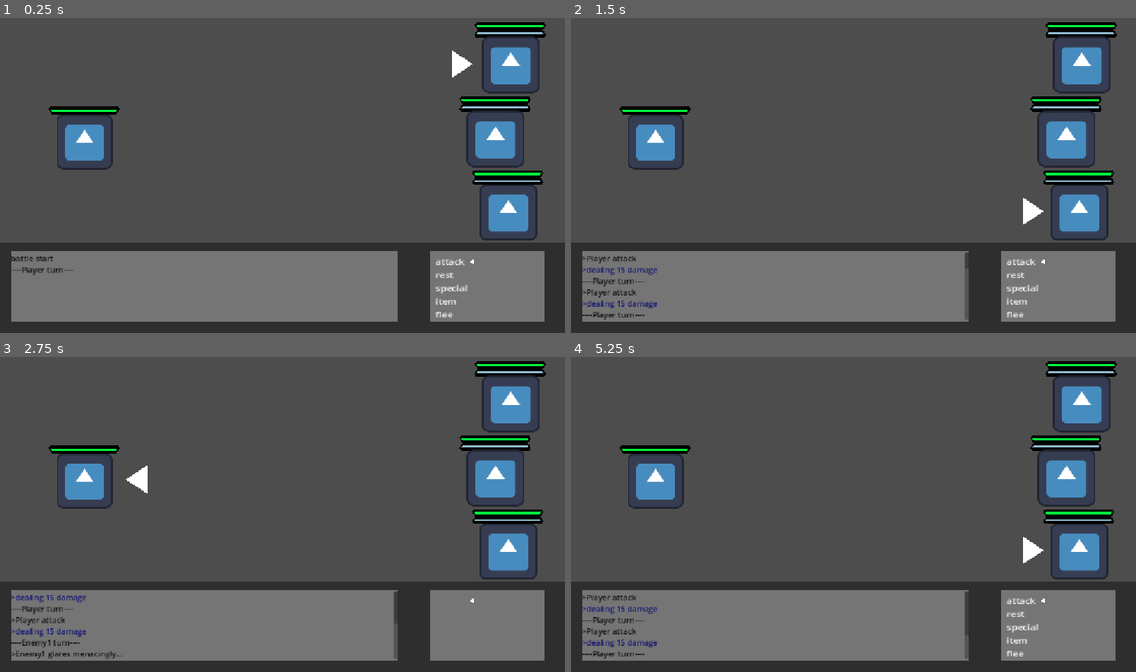
Above: before the commit, frames 1-4 (two rows, left to right).
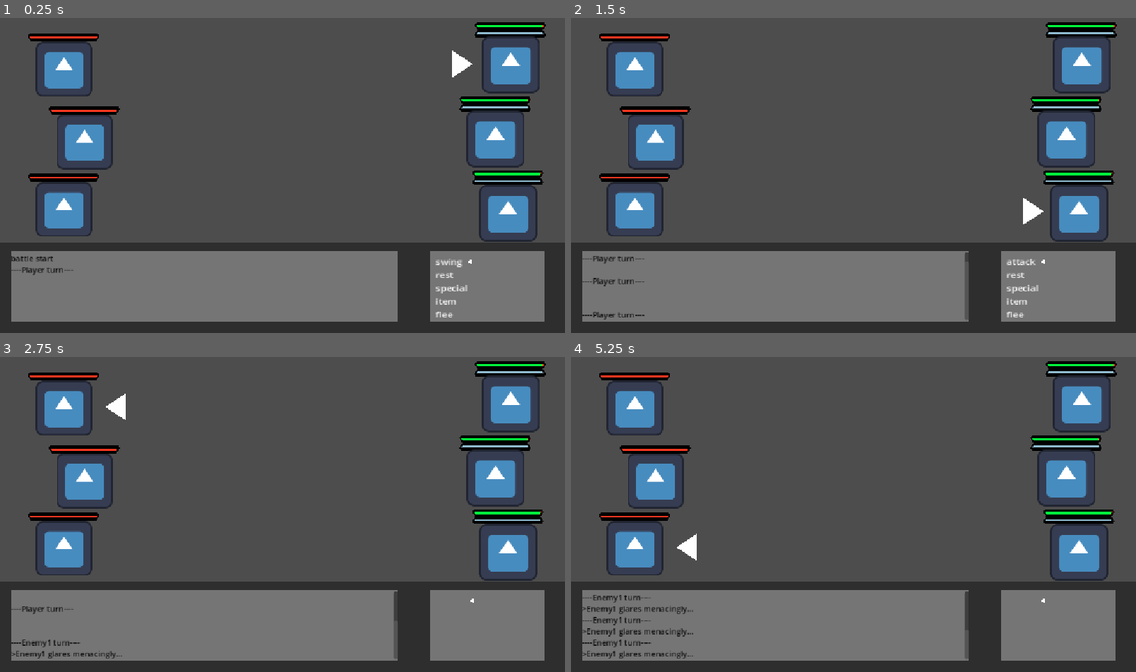
Above: after the commit, the same moments.

Repository: IrsyadNafie/GitExercise-G022
Game: Godot game, scene res://control.tscn
Two runs of this game, one before a commit and one after it. Both use one fixed random seed, a clock stepped at 60 frames per second and the inputs below. The engine's default icon, where the game draws it, is replaced by a stand-in: a white triangle on a blue panel in a dark square.
Inputs:
- Up to frame 1 (0.25 s): no input
- Up to frame 2 (1.5 s): tap Enter at 0.5 s; hold W 0.53-1.28 s; tap Z at 0.6, 1.35 s; tap Space at 1.25 s; hold S from 1.28 s (still down)
- Up to frame 3 (2.75 s): tap Enter at 2 s; release S at 2.03 s; hold W from 2.03 s (still down); tap Z at 2.1 s
- Up to frame 4 (5.25 s): tap Space at 2.75, 4.25 s; tap Z every 0.75 s from 2.85 to 5.1 s; tap Enter at 3.5 s; release W at 3.53 s; hold A 3.53-5.03 s; hold S from 5.03 s (still down)

The runs differ from the first frame. In frame 1, 3.1% of the frame differs, in the area x 5-97%, y 2-80%; in frame 2, 3.4%; in frame 3, 3.7%; in frame 4, 4.5%, in the area x 2-97%, y 2-96%.

Commit message:
added different attact functions

Diff:
--- a/actors.gd
+++ b/actors.gd
@@ -6,8 +6,9 @@
 
 @export var character_name: String = "Player"
 @export var is_player: bool = true
-@export var max_hp: int = 100
-@export var max_sp: int = 50
+@export var attack_name: String = "attack"
+@export var max_hp: int = 10
+@export var max_sp: int = 5
 
 var current_hp: int
 var current_sp: int
--- a/battle_manager.gd
+++ b/battle_manager.gd
@@ -23,11 +23,16 @@
 
 func start_next_turn() -> void:
 	var current_actor: Actor = turn_queue[current_actor_index]
+
 	_on_actor_logged("[color=black]----" + current_actor.character_name + " turn----[/color]")
+
 	current_actor.start_turn()
+
 	if current_actor.is_player:
+		var first_btn = action_menu.get_child(0)
+		if first_btn:
+			first_btn.text = current_actor.attack_name
 		action_menu.show()
-		var first_btn = action_menu.get_child(0)
 		if first_btn:
 			first_btn.grab_focus()
 	else:
@@ -36,11 +41,11 @@
 func _on_ui_action_selected(action: String) -> void:
 	action_menu.hide()
 	var current_actor: Actor = turn_queue[current_actor_index]
-	current_actor.action_logged.emit("[color=black]>" + current_actor.character_name + " " + action + "[/color]")
-	if action == "attack":
-		current_actor.action_logged.emit("[color=blue]>dealing 15 damage[/color]")
+	current_actor.action_logged.emit("[color=white]>" + current_actor.character_name + " uses " + action + "[/color]")
+	if action == current_actor.attack_name:
+		current_actor.action_logged.emit("[color=white]>dealing 15 damage[/color]")
 	elif action == "rest":
-		current_actor.action_logged.emit("[color=blue]>restoring some hp and sp[/color]")
+		current_actor.action_logged.emit("[color=white]>restoring some hp and sp[/color]")
 	current_actor.end_turn()
 
 func _on_actor_turn_finished() -> void:
--- a/control.tscn
+++ b/control.tscn
@@ -7,7 +7,7 @@
 [ext_resource type="Script" uid="uid://bjrulpksiensb" path="res://enemy_1.gd" id="3_ee4bf"]
 
 [sub_resource type="StyleBoxFlat" id="StyleBoxFlat_ee4bf"]
-bg_color = Color(0, 1, 0.23529412, 0.49411765)
+bg_color = Color(1, 0.21568628, 0.1254902, 1)
 border_width_left = 1
 border_width_top = 1
 border_width_right = 1
@@ -75,9 +75,25 @@
 corner_detail = 1
 anti_aliasing = false
 
+[sub_resource type="StyleBoxFlat" id="StyleBoxFlat_eh0v1"]
+bg_color = Color(1, 0.21568628, 0.1254902, 1)
+border_width_left = 1
+border_width_top = 1
+border_width_right = 1
+border_width_bottom = 1
+border_color = Color(0, 0, 0, 0)
+corner_radius_top_left = 3
+corner_radius_top_right = 3
+corner_radius_bottom_right = 6
+corner_radius_bottom_left = 6
+corner_detail = 1
+anti_aliasing = false
+
 [sub_resource type="StyleBoxFlat" id="StyleBoxFlat_6a6wx"]
 bg_color = Color(1.3266667, 1.3266667, 1.3266667, 1)
 
+[sub_resource type="FontVariation" id="FontVariation_kbped"]
+
 [sub_resource type="StyleBoxFlat" id="StyleBoxFlat_sky72"]
 bg_color = Color(0.6, 0.6, 0.6, 0)
 
@@ -92,6 +108,8 @@
 
 [node name="Player1" type="Node2D" parent="Actors" unique_id=267814346]
 script = ExtResource("2_kbped")
+attack_name = "swing"
+max_sp = 8
 
 [node name="HPBar" type="ProgressBar" parent="Actors/Player1" unique_id=1549539151]
 offset_left = 944.00006
@@ -115,8 +133,8 @@
 theme_override_colors/font_color = Color(0, 0.6313726, 0.9490196, 1)
 theme_override_styles/background = SubResource("StyleBoxFlat_kbped")
 theme_override_styles/fill = SubResource("StyleBoxFlat_0ytqx")
-max_value = 10.0
-value = 10.0
+max_value = 5.0
+value = 5.0
 show_percentage = false
 
 [node name="EXP" type="ProgressBar" parent="Actors/Player1" unique_id=1620098009]
@@ -148,6 +166,8 @@
 [node name="Player2" type="Node2D" parent="Actors" unique_id=1507940198]
 position = Vector2(-31, 151)
 script = ExtResource("2_kbped")
+max_hp = 15
+max_sp = 6
 
 [node name="HPBar" type="ProgressBar" parent="Actors/Player2" unique_id=237377493]
 offset_left = 944.00006
@@ -171,8 +191,8 @@
 theme_override_colors/font_color = Color(0, 0.6313726, 0.9490196, 1)
 theme_override_styles/background = SubResource("StyleBoxFlat_kbped")
 theme_override_styles/fill = SubResource("StyleBoxFlat_0ytqx")
-max_value = 10.0
-value = 10.0
+max_value = 5.0
+value = 5.0
 show_percentage = false
 
 [node name="EXP" type="ProgressBar" parent="Actors/Player2" unique_id=1637285977]
@@ -204,6 +224,8 @@
 [node name="Player3" type="Node2D" parent="Actors" unique_id=2036492965]
 position = Vector2(-5, 301)
 script = ExtResource("2_kbped")
+max_hp = 8
+max_sp = 10
 
 [node name="HPBar" type="ProgressBar" parent="Actors/Player3" unique_id=1730966093]
 offset_left = 944.00006
@@ -227,8 +249,8 @@
 theme_override_colors/font_color = Color(0, 0.6313726, 0.9490196, 1)
 theme_override_styles/background = SubResource("StyleBoxFlat_kbped")
 theme_override_styles/fill = SubResource("StyleBoxFlat_0ytqx")
-max_value = 10.0
-value = 10.0
+max_value = 5.0
+value = 5.0
 show_percentage = false
 
 [node name="EXP" type="ProgressBar" parent="Actors/Player3" unique_id=1430725651]
@@ -253,12 +275,12 @@
 uv = PackedVector2Array(-264, -27, -269, 63, -216, 19)
 
 [node name="Player3" type="Sprite2D" parent="Actors/Player3" unique_id=1933053050]
-position = Vector2(1017.5, 259.24)
+position = Vector2(1017, 261.00003)
 scale = Vector2(0.926, 0.898)
 texture = ExtResource("1_0fbet")
 
 [node name="Enemy1" type="Node2D" parent="Actors" unique_id=907974663]
-position = Vector2(-869, 157)
+position = Vector2(-911, 9)
 script = ExtResource("3_ee4bf")
 is_player = false
 
@@ -270,7 +292,7 @@
 scale = Vector2(3.6730995, 5.8853974)
 theme_override_colors/font_color = Color(0, 0.6313726, 0.9490196, 1)
 theme_override_styles/background = SubResource("StyleBoxFlat_ee4bf")
-theme_override_styles/fill = SubResource("StyleBoxFlat_qtu10")
+theme_override_styles/fill = SubResource("StyleBoxFlat_eh0v1")
 max_value = 10.0
 value = 10.0
 show_percentage = false
@@ -281,6 +303,70 @@
 texture = ExtResource("1_0fbet")
 
 [node name="TurnArrow" type="Polygon2D" parent="Actors/Enemy1" unique_id=1763664194]
+z_index = 5
+position = Vector2(1167.0001, 255.99998)
+rotation = -3.1404102
+scale = Vector2(-1.7677237, 1.7694619)
+offset = Vector2(247.77422, -13.139282)
+polygon = PackedVector2Array(-260.3462, -3.2351837, -284.86145, 12.617569, -260.30774, 28.977982, -260.3266, 13.153976)
+uv = PackedVector2Array(-264, -27, -269, 63, -216, 19)
+
+[node name="Enemy2" type="Node2D" parent="Actors" unique_id=503890181]
+position = Vector2(-869, 157)
+script = ExtResource("3_ee4bf")
+is_player = false
+
+[node name="HPBar" type="ProgressBar" parent="Actors/Enemy2" unique_id=1893942757]
+offset_left = 944.00006
+offset_top = 186.99998
+offset_right = 983.47626
+offset_bottom = 189.71857
+scale = Vector2(3.6730995, 5.8853974)
+theme_override_colors/font_color = Color(0, 0.6313726, 0.9490196, 1)
+theme_override_styles/background = SubResource("StyleBoxFlat_ee4bf")
+theme_override_styles/fill = SubResource("StyleBoxFlat_eh0v1")
+max_value = 10.0
+value = 10.0
+show_percentage = false
+
+[node name="Enemy2" type="Sprite2D" parent="Actors/Enemy2" unique_id=1773977145]
+position = Vector2(1017.5, 259.24)
+scale = Vector2(0.8984374, 0.87125015)
+texture = ExtResource("1_0fbet")
+
+[node name="TurnArrow" type="Polygon2D" parent="Actors/Enemy2" unique_id=425525242]
+z_index = 5
+position = Vector2(1167.0001, 255.99998)
+rotation = -3.1404102
+scale = Vector2(-1.7677237, 1.7694619)
+offset = Vector2(247.77422, -13.139282)
+polygon = PackedVector2Array(-260.3462, -3.2351837, -284.86145, 12.617569, -260.30774, 28.977982, -260.3266, 13.153976)
+uv = PackedVector2Array(-264, -27, -269, 63, -216, 19)
+
+[node name="Enemy3" type="Node2D" parent="Actors" unique_id=1296802778]
+position = Vector2(-911, 295)
+script = ExtResource("3_ee4bf")
+is_player = false
+
+[node name="HPBar" type="ProgressBar" parent="Actors/Enemy3" unique_id=289262223]
+offset_left = 944.00006
+offset_top = 186.99998
+offset_right = 983.47626
+offset_bottom = 189.71857
+scale = Vector2(3.6730995, 5.8853974)
+theme_override_colors/font_color = Color(0, 0.6313726, 0.9490196, 1)
+theme_override_styles/background = SubResource("StyleBoxFlat_ee4bf")
+theme_override_styles/fill = SubResource("StyleBoxFlat_eh0v1")
+max_value = 10.0
+value = 10.0
+show_percentage = false
+
+[node name="Enemy3" type="Sprite2D" parent="Actors/Enemy3" unique_id=1616723685]
+position = Vector2(1017.5, 259.24)
+scale = Vector2(0.8984374, 0.87125015)
+texture = ExtResource("1_0fbet")
+
+[node name="TurnArrow" type="Polygon2D" parent="Actors/Enemy3" unique_id=176406233]
 z_index = 5
 position = Vector2(1167.0001, 255.99998)
 rotation = -3.1404102
@@ -345,6 +431,7 @@
 layout_mode = 2
 mouse_filter = 2
 theme_override_colors/font_color = Color(1, 1, 1, 1)
+theme_override_fonts/font = SubResource("FontVariation_kbped")
 theme_override_styles/normal = SubResource("StyleBoxFlat_sky72")
 theme_override_styles/focus = SubResource("StyleBoxFlat_pxugv")
 action_mode = 0
